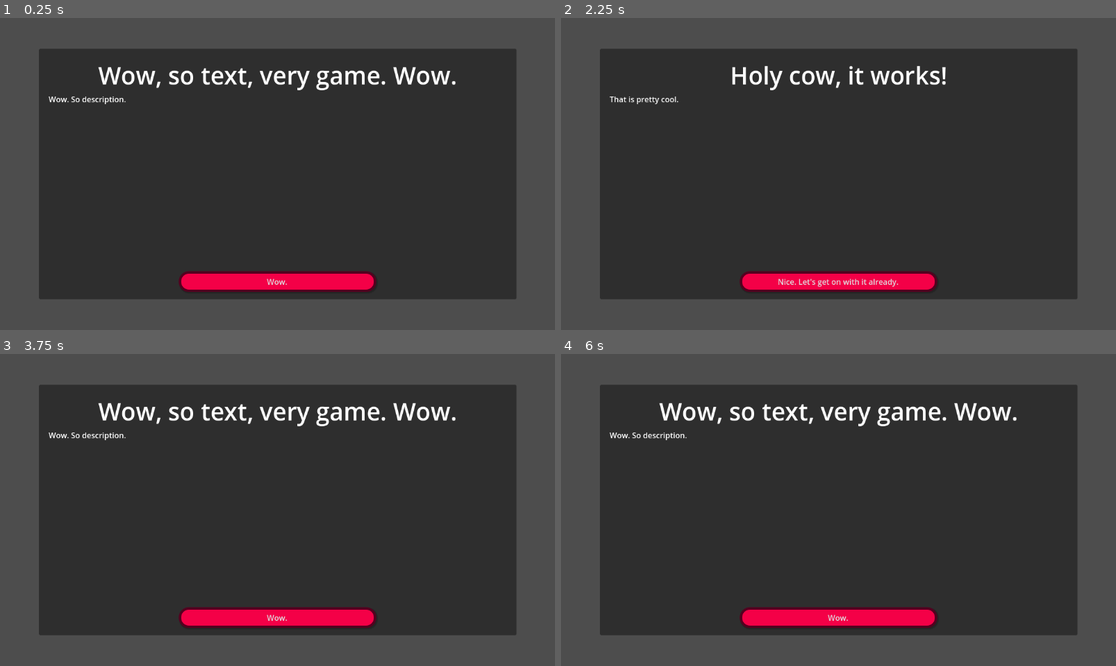
Above: before the commit, frames 1-4 (two rows, left to right).
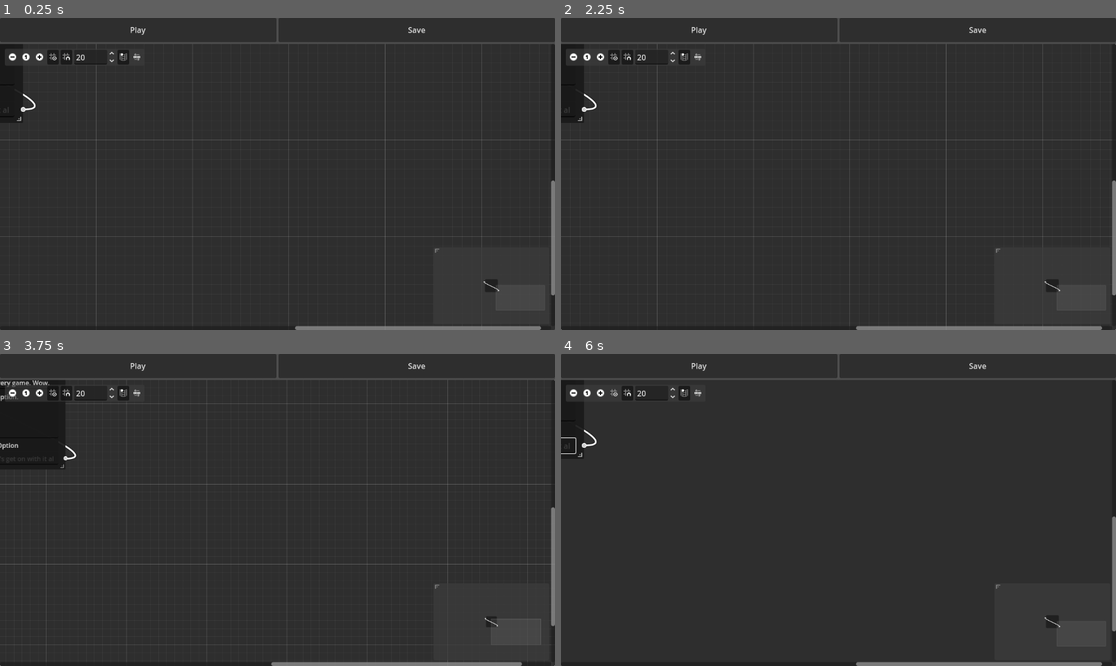
Above: after the commit, the same moments.

Repository: Kurooco/TextGameFA25
Game: Godot game, scene res://visual_editor/text_game_editor.tscn
Same seed, same stepped clock (60 frames per second), same inputs: the game is played once before the commit and once after it. Before the commit the project starts from res://card.tscn.
Inputs (mouse positions are in pixels of both pictures, inside the frame that each line leads up to):
- Up to frame 1 (0.25 s): no input
- Up to frame 2 (2.25 s): click (699, 30) at 0.5 s, where only the run after the commit has a clickable "Play"; click (699, 30) at 1.25 s, where only the run after the commit has a clickable "Play"; click (838, 280) at 2 s, where only the run before the commit has a clickable "Wow."
- Up to frame 3 (3.75 s): click (277, 616) at 2.75 s, where only the run before the commit has a clickable "Nice. Let's get on with it al…"; click (11, 394) at 3.52 s
- Up to frame 4 (6 s): click (566, 460) at 4.25 s, where only the run after the commit has a clickable "+ Option"; click (599, 394) at 5.02 s; click (616, 394) at 5.77 s

The runs differ from the first frame. In frame 1, 31% of the frame differs, in the area x 0-100%, y 0-100%; in frame 2, 30%; in frame 3, 30%; in frame 4, 31%.

Commit message:
finished basic interface

Diff:
--- /dev/null
+++ b/cards/new.tres
@@ -0,0 +1,8 @@
+[gd_resource type="Resource" script_class="DisplayCard" load_steps=3 format=3]
+
+[ext_resource type="Script" path="res://link.gd" id="1_ruloi"]
+[ext_resource type="Script" path="res://display_card.gd" id="2_t43lr"]
+
+[resource]
+script = ExtResource("2_t43lr")
+description = "Hi there, folks."
--- a/option_button.gd
+++ b/option_button.gd
@@ -7,7 +7,6 @@
 func _ready():
 	text = link.description
 
-
 func _on_pressed():
 	print_debug("pressed")
 	option_selected.emit(load(link.destination))
--- a/project.godot
+++ b/project.godot
@@ -11,7 +11,7 @@
 [application]
 
 config/name="TextGame25"
-run/main_scene="uid://cqil5bw6uks4f"
+run/main_scene="uid://dpgp0foekakcc"
 config/features=PackedStringArray("4.5", "GL Compatibility")
 config/icon="res://icon.svg"
 
--- /dev/null
+++ b/visual_editor/node.gd
@@ -0,0 +1,50 @@
+extends GraphNode
+
+@export var card_title : String
+@export var description : String
+@export var options : Array[Link]
+var path : String
+
+signal option_removed(slot:int)
+
+# Called when the node enters the scene tree for the first time.
+func _ready():
+	title = name
+	$Title.text = card_title
+	$Description.text = description
+	for i in options:
+		var option = add_option()
+		option.get_node("Text").text = i.description
+	update_ports()
+
+func _on_title_text_changed(new_text):
+	title = new_text
+
+func get_port_number(card_path:String):
+	var counter = 0
+	for i in options:
+		if(i.destination == card_path):
+			return counter
+	return -1
+
+func update_ports():
+	var num = 4
+	for i in range(num, get_children().size()):
+		set_slot_enabled_right(i, true)
+
+
+func _on_add_option_pressed():
+	add_option()
+
+func add_option() -> Node:
+	var new_option = load("res://visual_editor/option_field.tscn").instantiate()
+	new_option.removed.connect(remove_slot.bind(new_option))
+	new_option.slot = get_output_port_count()
+	add_child(new_option)
+	set_slot_enabled_right(get_children().size()-1, true)
+	return new_option
+
+func remove_slot(slot: Node):
+	option_removed.emit(slot.slot)
+	set_slot_enabled_right(get_output_port_count()-1, false)
+	slot.queue_free()
--- a/room.tscn
+++ b/visual_editor/node.tscn
@@ -1,6 +1,8 @@
-[gd_scene load_steps=0 format=3 uid="uid://doa1cghi67nq"]
+[gd_scene load_steps=2 format=3 uid="uid://doa1cghi67nq"]
 
-[node name="Room" type="GraphNode"]
+[ext_resource type="Script" uid="uid://blxqvq2661x4e" path="res://visual_editor/node.gd" id="1_aqooq"]
+
+[node name="Node" type="GraphNode"]
 custom_minimum_size = Vector2(300, 300)
 offset_left = 353.0
 offset_top = 252.0
@@ -9,7 +11,7 @@
 mouse_filter = 1
 position_offset = Vector2(-252, -136)
 resizable = true
-title = "Room Test"
+title = "Node"
 slot/0/left_enabled = true
 slot/0/left_type = 0
 slot/0/left_color = Color(1, 1, 1, 1)
@@ -23,7 +25,7 @@
 slot/1/left_type = 0
 slot/1/left_color = Color(1, 1, 1, 1)
 slot/1/left_icon = null
-slot/1/right_enabled = true
+slot/1/right_enabled = false
 slot/1/right_type = 0
 slot/1/right_color = Color(1, 1, 1, 1)
 slot/1/right_icon = null
@@ -32,7 +34,7 @@
 slot/2/left_type = 0
 slot/2/left_color = Color(1, 1, 1, 1)
 slot/2/left_icon = null
-slot/2/right_enabled = true
+slot/2/right_enabled = false
 slot/2/right_type = 0
 slot/2/right_color = Color(0.8974075, 0.8862873, 0, 1)
 slot/2/right_icon = null
@@ -46,24 +48,26 @@
 slot/3/right_color = Color(1, 1, 1, 1)
 slot/3/right_icon = null
 slot/3/draw_stylebox = true
+script = ExtResource("1_aqooq")
 
 [node name="Label" type="Label" parent="."]
 layout_mode = 2
 text = "Incoming"
 horizontal_alignment = 1
 
-[node name="Label2" type="Label" parent="."]
+[node name="Title" type="LineEdit" parent="."]
 layout_mode = 2
-text = "Outgoing"
-horizontal_alignment = 1
+placeholder_text = "Title"
 
-[node name="Label3" type="Label" parent="."]
-layout_mode = 2
-text = "Bidirectional"
-horizontal_alignment = 1
-
-[node name="TextEdit" type="TextEdit" parent="."]
+[node name="Description" type="TextEdit" parent="."]
 custom_minimum_size = Vector2(0, 100)
 layout_mode = 2
 size_flags_vertical = 3
 placeholder_text = "Description"
+
+[node name="AddOption" type="Button" parent="."]
+layout_mode = 2
+text = "+ Option"
+
+[connection signal="text_changed" from="Title" to="." method="_on_title_text_changed"]
+[connection signal="pressed" from="AddOption" to="." method="_on_add_option_pressed"]
--- /dev/null
+++ b/visual_editor/option_field.gd
@@ -0,0 +1,12 @@
+extends HBoxContainer
+
+signal removed
+var current_text = ""
+var slot : int
+
+func _on_button_pressed():
+	removed.emit()
+
+
+func _on_text_text_changed(new_text):
+	current_text = new_text
--- /dev/null
+++ b/visual_editor/option_field.tscn
@@ -0,0 +1,25 @@
+[gd_scene load_steps=2 format=3 uid="uid://dw5e4pvyl0jcb"]
+
+[ext_resource type="Script" uid="uid://8mf4mielwln5" path="res://visual_editor/option_field.gd" id="1_w5srj"]
+
+[node name="OptionField" type="HBoxContainer"]
+offset_right = 40.0
+offset_bottom = 40.0
+size_flags_horizontal = 3
+script = ExtResource("1_w5srj")
+
+[node name="Button" type="Button" parent="."]
+custom_minimum_size = Vector2(30, 0)
+layout_mode = 2
+size_flags_horizontal = 3
+text = "X"
+
+[node name="Text" type="LineEdit" parent="."]
+unique_name_in_owner = true
+layout_mode = 2
+size_flags_horizontal = 3
+size_flags_stretch_ratio = 5.0
+placeholder_text = "Option Title"
+
+[connection signal="pressed" from="Button" to="." method="_on_button_pressed"]
+[connection signal="text_changed" from="Text" to="." method="_on_text_text_changed"]
--- a/visual_editor/text_game_editor.gd
+++ b/visual_editor/text_game_editor.gd
@@ -1,10 +1,30 @@
 extends GraphEdit
 
+var card_path = "res://cards/"
+var cards : Array[Node]
 
 # Called when the node enters the scene tree for the first time.
 func _ready():
-	pass # Replace with function body.
+	for file in DirAccess.get_files_at(card_path):
+		print(card_path+file)
+		var card : DisplayCard = load(card_path+file)
+		var node = load("res://visual_editor/node.tscn").instantiate()
+		node.card_title = card.title
+		node.description = card.description
+		node.options = card.options.duplicate()
+		node.path = card_path+file
+		cards.append(node)
+		add_child(node)
+		node.option_removed.connect(remove_connections_to_port.bind(node.name))
 
+	await get_tree().physics_frame
+	# Connect
+	for card in cards:
+		for link in card.options:
+			for other_card in cards:
+				if link.destination == other_card.path:
+					var from_port = card.get_port_number(link.destination)
+					connect_node(card.name, from_port, other_card.name, 0)
 
 # Called every frame. 'delta' is the elapsed time since the previous frame.
 func _process(_delta):
@@ -17,3 +37,26 @@
 
 func _on_disconnection_request(from_node, from_port, to_node, to_port):
 	disconnect_node(from_node, from_port, to_node, to_port)
+
+func remove_connections_to_port(port: int, node: String):
+	print("remove: "+node+", "+str(port))
+	for c in connections:
+		if(c["from_node"] == node):
+			if(c["from_port"] == port):
+				print_debug("found!")
+				disconnect_node(c["from_node"], c["from_port"], c["to_node"], c["to_port"])
+			elif(c["from_port"] > port):
+				disconnect_node(c["from_node"], c["from_port"], c["to_node"], c["to_port"])
+				connect_node(c["from_node"], c["from_port"]-1, c["to_node"], c["to_port"])
+	print_debug(connections)
+
+func save():
+	# example
+	var c : DisplayCard = DisplayCard.new()
+	c.description = "Hi there, folks."
+	ResourceSaver.save(c, card_path+"new.tres")
+
+	# create resources
+	var new_cards = []
+	for node in cards:
+		var new_card := DisplayCard.new()
--- a/visual_editor/text_game_editor.tscn
+++ b/visual_editor/text_game_editor.tscn
@@ -1,8 +1,7 @@
-[gd_scene load_steps=4 format=3 uid="uid://dpgp0foekakcc"]
+[gd_scene load_steps=3 format=3 uid="uid://dpgp0foekakcc"]
 
-[ext_resource type="Script" uid="uid://b2iy81ubjyd3n" path="res://text_game_editor.gd" id="1_kylf6"]
-[ext_resource type="Script" uid="uid://oq003aunoulc" path="res://manager.gd" id="1_xg4sv"]
-[ext_resource type="PackedScene" uid="uid://doa1cghi67nq" path="res://room.tscn" id="2_xg4sv"]
+[ext_resource type="Script" uid="uid://oq003aunoulc" path="res://visual_editor/manager.gd" id="1_blaki"]
+[ext_resource type="Script" uid="uid://b2iy81ubjyd3n" path="res://visual_editor/text_game_editor.gd" id="2_j1md6"]
 
 [node name="Manager" type="Control"]
 layout_mode = 3
@@ -11,7 +10,7 @@
 anchor_bottom = 1.0
 grow_horizontal = 2
 grow_vertical = 2
-script = ExtResource("1_xg4sv")
+script = ExtResource("1_blaki")
 
 [node name="VBoxContainer" type="VBoxContainer" parent="."]
 layout_mode = 1
@@ -40,31 +39,13 @@
 size_flags_vertical = 3
 right_disconnects = true
 connections = Array[Dictionary]([{
-"from_node": &"Room",
-"from_port": 1,
+"from_node": &"",
+"from_port": 0,
 "keep_alive": true,
-"to_node": &"Room2",
+"to_node": &"",
 "to_port": 0
 }])
-script = ExtResource("1_kylf6")
-
-[node name="Room" parent="VBoxContainer/TextGameEditor" instance=ExtResource("2_xg4sv")]
-layout_mode = 0
-offset_left = 54.0
-offset_top = 142.0
-offset_right = 354.0
-offset_bottom = 442.0
-position_offset = Vector2(54, 142)
-title = "Dining Room"
-
-[node name="Room2" parent="VBoxContainer/TextGameEditor" instance=ExtResource("2_xg4sv")]
-layout_mode = 0
-offset_left = 510.0
-offset_top = 132.0
-offset_right = 810.0
-offset_bottom = 432.0
-position_offset = Vector2(510, 132)
-title = "Kitchen"
+script = ExtResource("2_j1md6")
 
 [connection signal="pressed" from="VBoxContainer/HBoxContainer/Play" to="." method="_on_play_pressed"]
 [connection signal="connection_request" from="VBoxContainer/TextGameEditor" to="VBoxContainer/TextGameEditor" method="_on_connection_request"]
Renamed: manager.gd -> visual_editor/manager.gd
Renamed: manager.gd.uid -> visual_editor/manager.gd.uid
Not shown, added: visual_editor/node.gd.uid
Not shown, added: visual_editor/option_field.gd.uid
